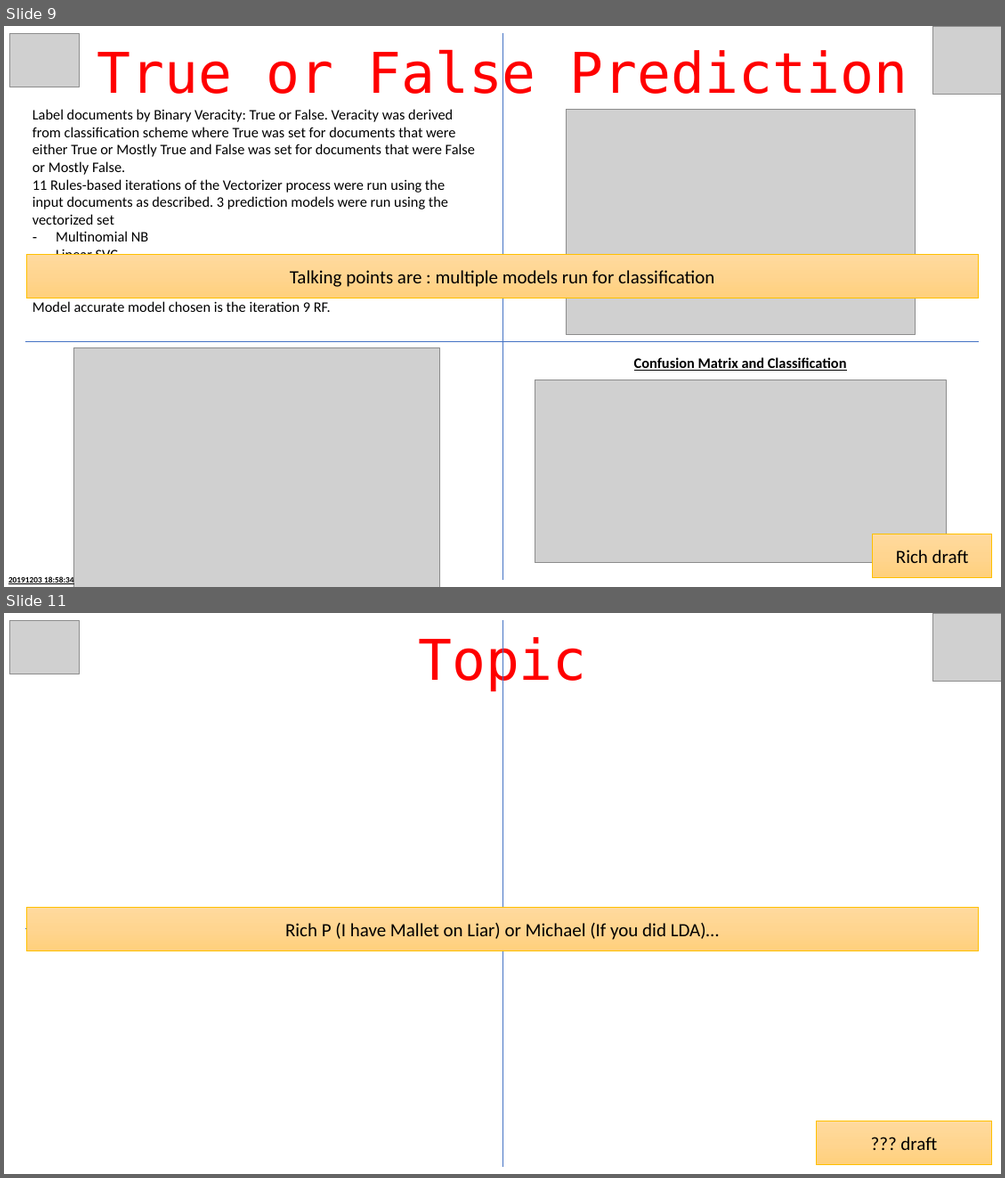
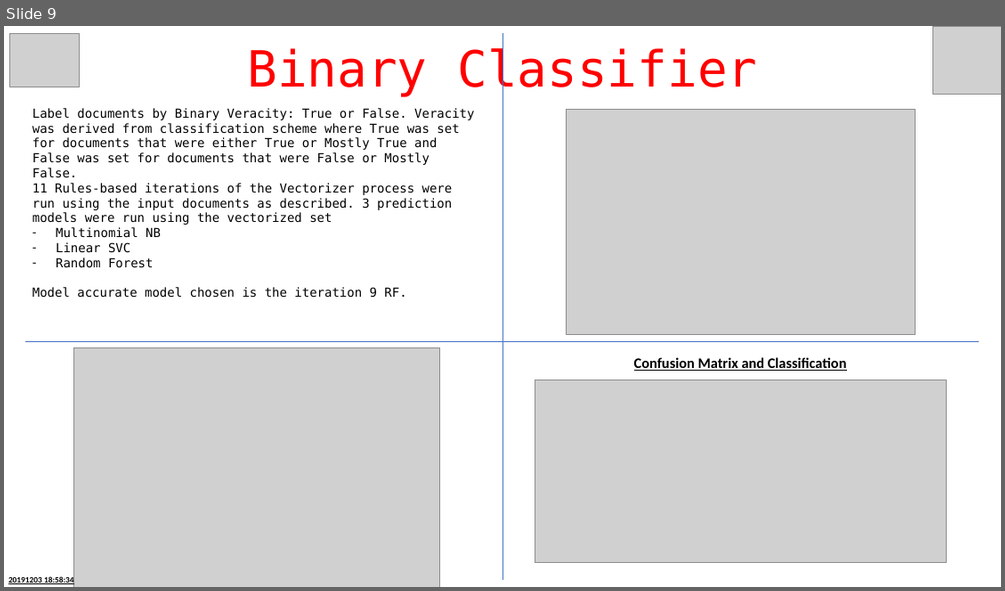
Before and after one commit to richpatanalytics/FakeNewsAnalysis, a slide deck: FakeNewsProjectPresentation.pptx. Shown one above the other, each under a label of ours: slides 9 and 11 before the commit, slide 9 after it; the slides between them are not shown. The pictures are 1005x1178 and 1005x591 pixels, drawn with LibreOffice and Linux fonts; fonts in the diff are those of the drawing; grey boxes stand for pictures. Boxes give left, top, right and bottom in pixels: in the first picture for what was removed or moved away, otherwise in the second. Text is boxed around its words. In the diff, an @@ line names an element or a change of style, - is before the commit and + after.

```diff
--- a/FakeNewsProjectPresentation.pptx
+++ b/FakeNewsProjectPresentation.pptx
@@ slide 11 removed at (4,613,1001,1174), background #FFFFFF @@
@@ picture removed at (10,620,80,674) @@
@@ text removed at (418,634,587,691) @@
-Topic
@@ line removed from (502, 620) to (502, 1167) @@
@@ picture removed at (933,613,1001,681) @@
@@ line removed from (25, 929) to (979, 929) @@
@@ rectangle removed at (26,907,979,950) @@
-Rich P (I have Mallet on Liar) or Michael (If you did LDA)…
@@ rectangle removed at (816,1121,992,1164) @@
-??? draft
@@ slide 9 changed as well @@
@@ text at (247,46,757,96): text changed; size 54 to 48 pt @@
-True or False Prediction
+Binary Classifier
@@ text "Label documents by Binary Veracity: ..." at (32,108,474,297): size 14 to 12 pt, font Calibri to DejaVu Sans Mono @@
@@ rectangle removed at (26,254,979,297) @@
-Talking points are : multiple models run for classification
@@ rectangle removed at (873,534,992,577) @@
-Rich draft
```
Also in this commit, not shown: 7 other slides changed, 4 slides added, 5 other slides removed.
